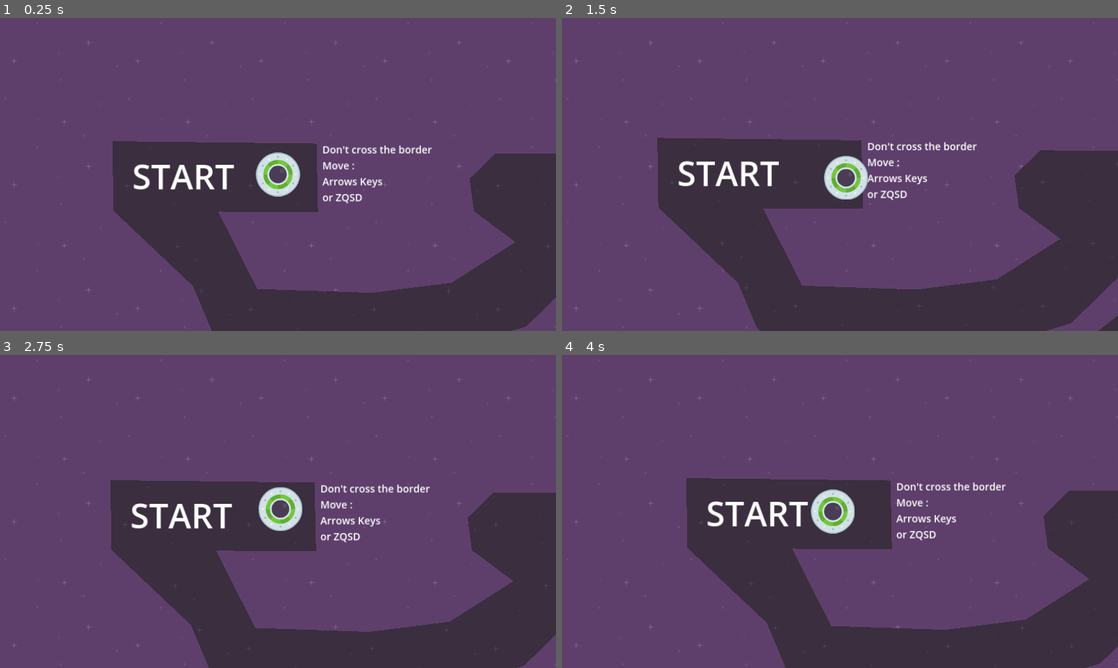
Above: before the commit, frames 1-4 (two rows, left to right).
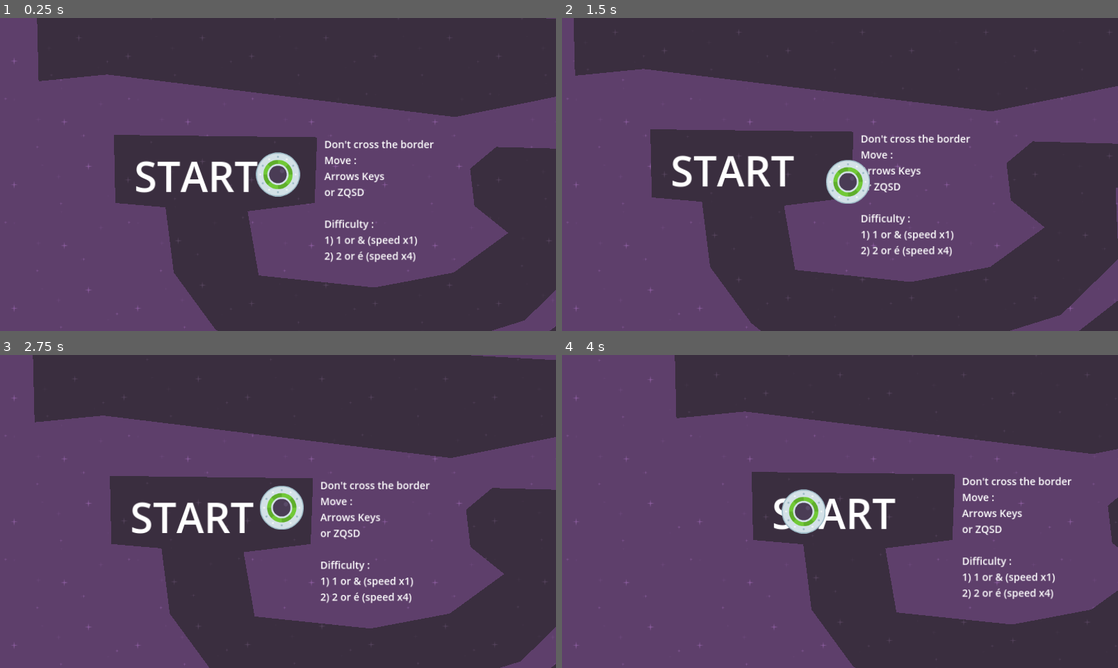
Above: after the commit, the same moments.

Repository: Elkantar/SpeedySaucer
Game: Godot game, scene res://level_1.tscn
Two runs of this game, one before a commit and one after it. Both use one fixed random seed, a clock stepped at 60 frames per second and the inputs below.
Inputs:
- Up to frame 1 (0.25 s): no input
- Up to frame 2 (1.5 s): tap Enter at 0.5 s; hold Right (move_right) 0.53-1.28 s; hold 1 (Difficulty_1, bound only after the commit) 0.53-1.28 s; tap 2 (Difficulty_2, bound only after the commit) at 0.8, 1.35 s; hold S (move_down) from 1.28 s (still down)
- Up to frame 3 (2.75 s): tap 1 (Difficulty_1, bound only after the commit) at 1.55 s; release S (move_down) at 2.03 s; hold Right (move_right) from 2.03 s (still down); hold W (move_top) from 2.03 s (still down); tap 2 (Difficulty_2, bound only after the commit) at 2.3 s
- Up to frame 4 (4 s): release W (move_top) at 2.78 s; tap 1 (Difficulty_1, bound only after the commit) at 2.85 s; release Right (move_right) at 3.53 s; hold Left (move_left) from 3.53 s (still down); hold 2 (Difficulty_2, bound only after the commit) from 3.53 s (still down)

The runs differ from the first frame. In frame 1, 31% of the frame differs, in the area x 6-100%, y 0-100%; in frame 2, 33%; in frame 3, 31%; in frame 4, 42%, in the area x 20-100%, y 0-100%.

Commit message:
Add files via upload

Diff:
--- a/level_1.tscn
+++ b/level_1.tscn
@@ -6,7 +6,7 @@
 [ext_resource type="PackedScene" uid="uid://d3ve1nca1kih6" path="res://maze.tscn" id="3_ce72m"]
 
 [sub_resource type="LabelSettings" id="LabelSettings_tor6n"]
-font_size = 71
+font_size = 86
 
 [sub_resource type="LabelSettings" id="LabelSettings_wjwga"]
 font_size = 21
@@ -28,10 +28,10 @@
 
 [node name="EndLabel" type="Label" parent="Graphics"]
 z_index = -5
-offset_left = 330.0
-offset_top = 534.0
-offset_right = 541.0
-offset_bottom = 631.0
+offset_left = 2024.0
+offset_top = 1310.0
+offset_right = 2235.0
+offset_bottom = 1428.0
 text = "END"
 label_settings = SubResource("LabelSettings_tor6n")
 
@@ -53,14 +53,28 @@
 text = "Don't cross the border
 Move :
 Arrows Keys
-or ZQSD"
+or ZQSD
+
+Difficulty :
+1) 1 or & (speed x1)
+2) 2 or é (speed x4)"
 label_settings = SubResource("LabelSettings_wjwga")
 
 [node name="Area2D" parent="." instance=ExtResource("3_ce72m")]
 z_index = -15
-position = Vector2(2, 4)
+position = Vector2(0, 3)
 
 [node name="Player" parent="." instance=ExtResource("2_qgk8y")]
-position = Vector2(344, 70)
+position = Vector2(340, 81)
+
+[node name="Area2D2" type="Area2D" parent="."]
+
+[node name="CollisionPolygon2D" type="CollisionPolygon2D" parent="Area2D2"]
+polygon = PackedVector2Array(1865, 1232, 2457, 1200, 2473, 1496, 1873, 1510)
+
+[node name="Polygon2D" type="Polygon2D" parent="Area2D2"]
+visible = false
+polygon = PackedVector2Array(1865, 1232, 2457, 1200, 2473, 1496, 1873, 1510)
 
 [connection signal="body_exited" from="Area2D" to="." method="_on_area_2d_body_exited"]
+[connection signal="body_entered" from="Area2D2" to="." method="_on_area_2d_2_body_entered"]
--- a/maze.tscn
+++ b/maze.tscn
@@ -5,9 +5,9 @@
 [node name="Area2D" type="Area2D"]
 
 [node name="CollisionPolygon2D" type="CollisionPolygon2D" parent="."]
-polygon = PackedVector2Array(1, 141, -1, -3, 422, 2, 425, 144, 218, 143, 299, 303, 536, 311, 702, 290, 834, 206, 748, 142, 739, 75, 792, 23, 1123, 24, 1152, 395, 942, 560, 877, 646, 549, 649, 297, 646, 300, 508, 546, 508, 795, 490, 1018, 313, 1032, 117, 966, 117, 967, 120, 973, 267, 856, 381, 611, 453, 266, 444, 205, 390, 166, 297)
+polygon = PackedVector2Array(421, 1, 0, -4, 3, 137, 107, 146, 124, 281, 209, 397, 266, 443, 614, 454, 851, 380, 970, 264, 964, 117, 1032, 114, 1021, 310, 792, 488, 560, 513, 297, 510, -6, 513, -51, 635, -133, 836, 62, 906, 365, 1022, 707, 1169, 1278, 1215, 1878, 1036, 1844, 717, 1646, 454, 1621, 78, 1584, -157, 1256, -225, 351, -276, 237, -287, 76, -279, 11, -666, 362, -658, 353, -465, 1253, -335, 1734, -344, 1886, -7, 1943, 383, 2005, 1045, 2014, 1226, 1867, 1232, 1872, 1503, 2475, 1495, 2452, 1198, 2232, 1209, 2127, 18, 1918, -414, 1507, -596, 930, -703, 823, -692, 447, -810, -9, -847, -170, -675, -156, -115, -14, -129, 707, -41, 1075, -115, 1454, -69, 1544, 482, 1587, 875, 1264, 1000, 713, 935, 317, 855, 297, 638, 868, 649, 936, 564, 1157, 392, 1126, 30, 792, 21, 738, 66, 747, 143, 817, 199, 704, 281, 540, 312, 300, 287, 277, 154, 416, 137)
 
 [node name="Polygon2D" type="Polygon2D" parent="."]
 texture_repeat = 2
 texture = ExtResource("1_vhc2l")
-polygon = PackedVector2Array(1, 141, -1, -3, 422, 2, 425, 144, 218, 143, 299, 303, 536, 311, 702, 290, 834, 206, 748, 142, 739, 75, 792, 23, 1123, 24, 1152, 395, 942, 560, 877, 646, 549, 649, 297, 646, 300, 508, 546, 508, 795, 490, 1018, 313, 1032, 117, 966, 117, 967, 120, 973, 267, 856, 381, 611, 453, 266, 444, 205, 390, 166, 297)
+polygon = PackedVector2Array(421, 1, 0, -4, 3, 137, 107, 146, 124, 281, 209, 397, 266, 443, 614, 454, 851, 380, 970, 264, 964, 117, 1032, 114, 1021, 310, 792, 488, 560, 513, 297, 510, -6, 513, -51, 635, -133, 836, 62, 906, 365, 1022, 707, 1169, 1278, 1215, 1878, 1036, 1844, 717, 1646, 454, 1621, 78, 1584, -157, 1256, -225, 351, -276, 237, -287, 76, -279, 11, -666, 362, -658, 353, -465, 1253, -335, 1734, -344, 1886, -7, 1943, 383, 2005, 1045, 2014, 1226, 1867, 1232, 1872, 1503, 2475, 1495, 2452, 1198, 2232, 1209, 2127, 18, 1918, -414, 1507, -596, 930, -703, 823, -692, 447, -810, -9, -847, -170, -675, -156, -115, -14, -129, 707, -41, 1075, -115, 1454, -69, 1544, 482, 1587, 875, 1264, 1000, 713, 935, 317, 855, 297, 638, 868, 649, 936, 564, 1157, 392, 1126, 30, 792, 21, 738, 66, 747, 143, 817, 199, 704, 281, 540, 312, 300, 287, 277, 154, 416, 137)
--- a/project.godot
+++ b/project.godot
@@ -47,3 +47,14 @@
 , Object(InputEventKey,"resource_local_to_scene":false,"resource_name":"","device":-1,"window_id":0,"alt_pressed":false,"shift_pressed":false,"ctrl_pressed":false,"meta_pressed":false,"pressed":false,"keycode":0,"physical_keycode":4194322,"key_label":0,"unicode":0,"echo":false,"script":null)
 ]
 }
+Difficulty_1={
+"deadzone": 0.5,
+"events": [Object(InputEventKey,"resource_local_to_scene":false,"resource_name":"","device":-1,"window_id":0,"alt_pressed":false,"shift_pressed":false,"ctrl_pressed":false,"meta_pressed":false,"pressed":false,"keycode":0,"physical_keycode":49,"key_label":0,"unicode":38,"echo":false,"script":null)
+, Object(InputEventKey,"resource_local_to_scene":false,"resource_name":"","device":-1,"window_id":0,"alt_pressed":false,"shift_pressed":false,"ctrl_pressed":false,"meta_pressed":false,"pressed":false,"keycode":0,"physical_keycode":4194439,"key_label":0,"unicode":49,"echo":false,"script":null)
+]
+}
+Difficulty_2={
+"deadzone": 0.5,
+"events": [Object(InputEventKey,"resource_local_to_scene":false,"resource_name":"","device":-1,"window_id":0,"alt_pressed":false,"shift_pressed":false,"ctrl_pressed":false,"meta_pressed":false,"pressed":false,"keycode":0,"physical_keycode":50,"key_label":0,"unicode":233,"echo":false,"script":null)
+]
+}
--- a/script/level.gd
+++ b/script/level.gd
@@ -2,3 +2,8 @@
 
 func _on_area_2d_body_exited(body):
 	get_tree().reload_current_scene()
+
+
+
+func _on_area_2d_2_body_entered(body):
+	print("body enter")
--- a/script/player.gd
+++ b/script/player.gd
@@ -11,3 +11,9 @@
 		apply_force(Vector2(0, -force))
 	if Input.is_action_pressed("move_down") :
 		apply_force(Vector2(0, force))
+	if Input.is_action_pressed("Difficulty_1") :
+		force = 750
+		print("force : " + str(force))
+	if Input.is_action_pressed("Difficulty_2") :
+		force = 3000
+		print("force : " + str(force))
